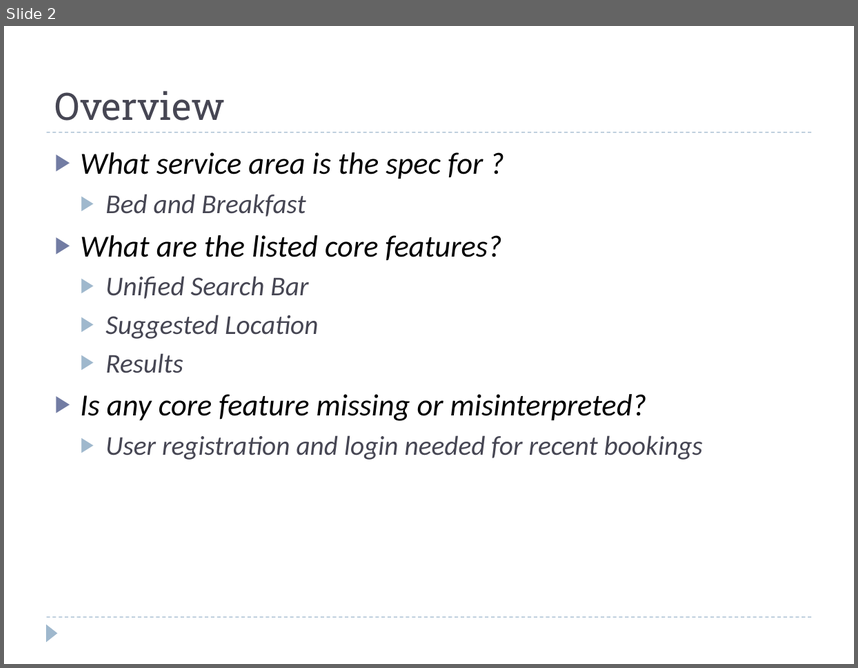
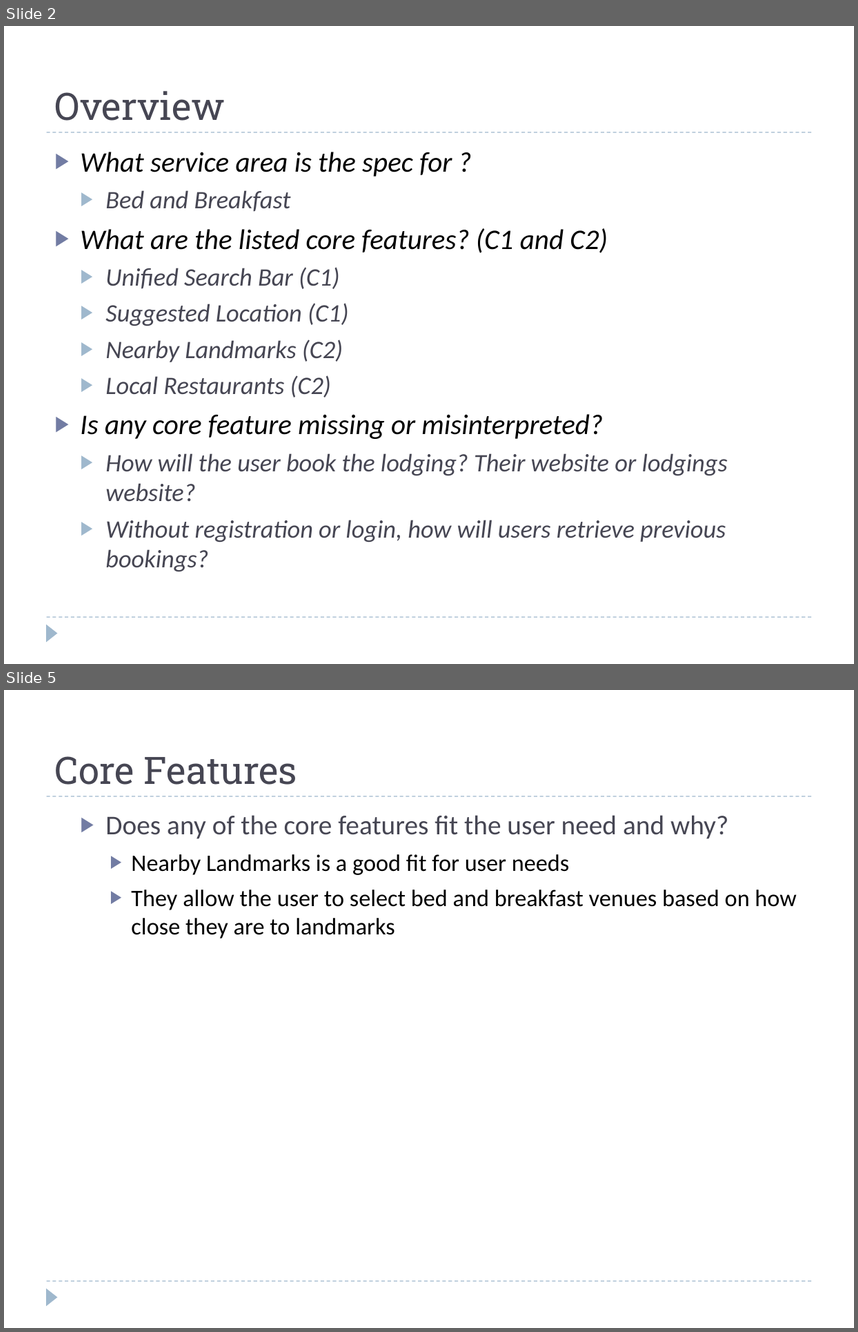
Before and after one commit to Lanzaa/CS160-2012, a slide deck: M1-B/group2M1PartB.ppt. Shown one above the other, each under a label of ours: slide 2 before the commit, slides 2 and 5 after it; the slides between them are not shown. The pictures are 858x668 and 858x1332 pixels, drawn with LibreOffice and Linux fonts; fonts in the diff are those of the drawing. Boxes give left, top, right and bottom in pixels: in the first picture for what was removed or moved away, otherwise in the second. Text is boxed around its words. In the diff, an @@ line names an element or a change of style, - is before the commit and + after.

```diff
--- a/M1-B/group2M1PartB.ppt
+++ b/M1-B/group2M1PartB.ppt
@@ slide 5 added at (4,690,854,1328), background #FFFFFF; not listed: 3 template elements that a slide beside it also shows @@
@@ title added at (55,756,297,785), 32 pt, text #464653 @@
+Core Features
@@ text added at (105,815,796,938), 20 pt, text #000000 @@
+  ▶ Does any of the core features fit the user need and why?
+    ▶ Nearby Landmarks is a good fit for user needs
+    ▶ They allow the user to select bed and breakfast venues based on how close they are to landmarks
@@ slide 2 changed as well @@
@@ text at (80,152,603,439): size 26 to 24.1 pt in "What service area is the spec for ...", "Is any core feature missing or misinterpreted?"; size 23 to 21.3 pt in "Bed and Breakfast" @@
@@ text at (80,228,608,397): text changed; size 23 to 21.3 pt @@
-▶ What are the listed core features?
-  ▶ Unified Search Bar
-  ▶ Suggested Location
-  ▶ Results
+▶ What are the listed core features? (C1 and C2)
+  ▶ Unified Search Bar (C1)
+  ▶ Suggested Location (C1)
+  ▶ Nearby Landmarks (C2)
+  ▶ Local Restaurants (C2)
@@ text at (105,453,728,572): text changed; size 23 to 21.3 pt @@
-  ▶ User registration and login needed for recent bookings
+  ▶ How will the user book the lodging? Their website or lodgings website?
+  ▶ Without registration or login, how will users retrieve previous bookings?
```
Also in this commit, not shown: 5 other slides changed, 5 other slides added.
